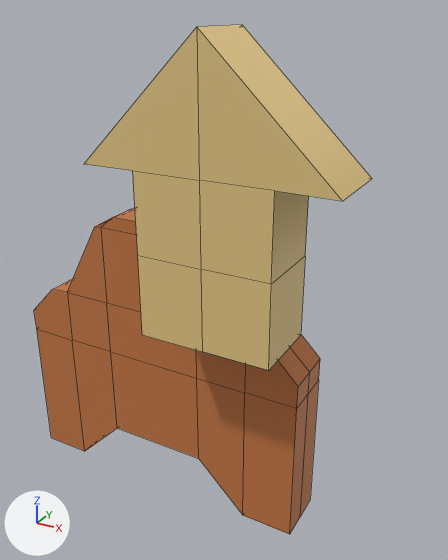
The FBX model TankRunner/Assets/Models/gongji.fbx as it was, and as the next commit left it.
Rendered twice from a camera (50 mm lens) standing at (0.496, -0.713, 0.806) and looking at (0.105, -0.002, 0.45). Lighting does not change. The marker at lower left points along +X, +Y and +Z. Mesh edges are drawn as thin lines. Where no turn or scale is listed for an object, it has been applied to the vertices.

Script lines for the objects in view, before the commit:
```python
me_mesh = bpy.data.meshes.new('Mesh')
me_mesh.from_pydata(...)  # 70 vertices, 68 faces; spans x -0.241..0.241, y -0.042..0.042, z -0.229..0.229
me_mesh.materials.append(mat_gongji_lambert3)  # orange #c67844
me_mesh_001 = bpy.data.meshes.new('Mesh.001')
me_mesh_001.from_pydata(...)  # 24 vertices, 21 faces; spans x -0.166..0.166, y -0.05..0.05, z -0.083..0.294
me_mesh_001.materials.append(mat_gongji_lambert2)  # beige #e5c886
ob_gongji_pcube1 = bpy.data.objects.new('GONGJI:pCube1', me_mesh)
ob_gongji_pcube1.location = (0.0, 0.0, 0.301)
ob_gongji_pcube2 = bpy.data.objects.new('GONGJI:pCube2', me_mesh_001)
ob_gongji_pcube2.location = (0.146, -0.084, 0.494)
```
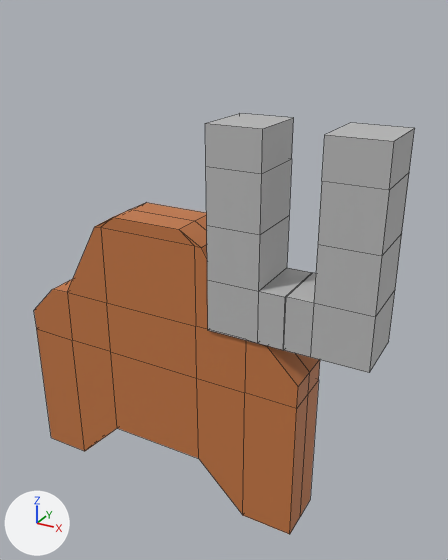
Where the change shows, as pixel boxes (x1, y1, x2, y2) in the pictures (448 x 560 px):
'GONGJI:pCube2', deleted
    before: (84, 25, 372, 371)
'pasted__pCube1', added
    after: (284, 123, 415, 373)
'pCube1', added
    after: (205, 113, 312, 350)

The change, as a list of edits to the scene's bpy script:
```text
Add mat_lambert1:
    mat_lambert1 = principled_material('lambert1')
    mat_lambert1.base_color = (0.5, 0.5, 0.5)  # grey #bcbcbc
Add me_mesh_002:
    me_mesh_002.from_pydata(...)  # 24 vertices, 21 faces; spans x 0.0..0.117, y -0.046..0.046, z -0.117..0.17
    me_mesh_002.materials.append(mat_lambert1)  # grey #bcbcbc
Add me_mesh_001_1:
    me_mesh_001_1.from_pydata(...)  # 24 vertices, 21 faces; spans x -0.117..0.0, y -0.046..0.046, z -0.117..0.17
    me_mesh_001_1.materials.append(mat_lambert1)  # grey #bcbcbc
Remove ob_gongji_pcube2:
    ob_gongji_pcube2 = bpy.data.objects.new('GONGJI:pCube2', me_mesh_001)
    ob_gongji_pcube2.location = (0.146, -0.084, 0.494)
Add ob_pasted__pcube1:
    ob_pasted__pcube1 = bpy.data.objects.new('pasted__pCube1', me_mesh_002)
    ob_pasted__pcube1.location = (0.218, 0.0, 0.506)
Add ob_pcube1:
    ob_pcube1 = bpy.data.objects.new('pCube1', me_mesh_001_1)
    ob_pcube1.location = (0.219, 0.0, 0.506)
```
